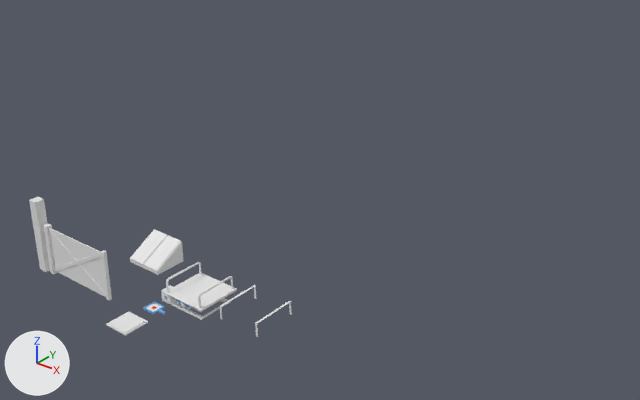
Renders of the FBX model Assets/Models/IntroGate.fbx from each side of a commit.
Rendered twice from a 50 mm camera at (260.0, -164.0, 171.0) aimed at (90.0, 49.0, 39.0). Lighting does not change. The marker at lower left points along +X, +Y and +Z. The older version comes first.

Names of what the first picture shows: 'BunkerConcept', 'IntroGate_Door', 'IntroGate_SidePillar', 'ScissorLift_Platform' and 8 more.
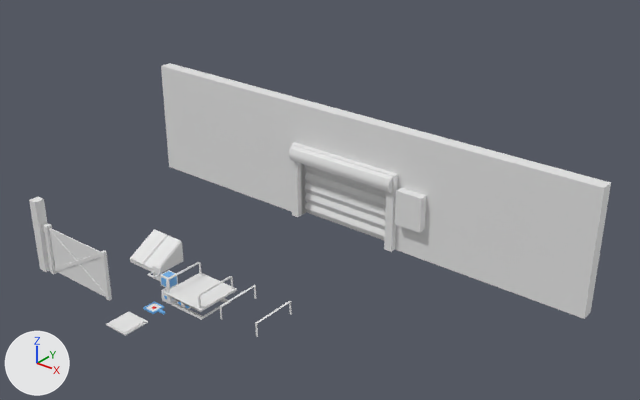
Location of each change, [x1, y1, x2, y2] in pixels of the pictures (640 x 400 px):
```json
{"object": "RollerDoorBackWall", "change": "added", "after": [161, 63, 611, 319]}
{"object": "RollerDoorDoor", "change": "added", "after": [305, 165, 386, 240]}
{"object": "RollerDoorFrame", "change": "added", "after": [289, 142, 398, 252]}
{"object": "RollerDoorBackWireBox", "change": "added", "after": [395, 188, 426, 233]}
{"object": "LightCubeEnlargedEnds", "change": "added", "after": [160, 270, 178, 289], "faces in mat_material_002 (blue #6aade7)": [161, 271, 177, 288]}
{"object": "LeverBase", "change": "added", "after": [152, 265, 162, 282]}
```

Edits to the scene script, one JSON object a line:
```json
{"op": "add", "block": "me_cube_023", "code": ["me_cube_023 = bpy.data.meshes.new('Cube.023')", "me_cube_023.from_pydata(...)  # 38 vertices, 29 faces; spans x -23.7..23.7, y -7.1..4.8, z 0.0..30.2"]}
{"op": "add", "block": "me_cube_016_1", "code": ["me_cube_016_1 = bpy.data.meshes.new('Cube.016')", "me_cube_016_1.from_pydata(...)  # 56 vertices, 54 faces; spans x -2.25..2.25, y -2.25..2.25, z -2.12..2.36", "# faces by material slot: [24, 30]", "me_cube_016_1.materials.append(mat_material_001)  # white #e7e7e7", "me_cube_016_1.materials.append(mat_material_002)  # blue #6aade7"]}
{"op": "add", "block": "me_cube_015_1", "code": ["me_cube_015_1 = bpy.data.meshes.new('Cube.015')", "me_cube_015_1.from_pydata(...)  # a box spanning x 25.38..35.78, y -5.77..0.8, z 12.28..25.43"]}
{"op": "add", "block": "me_cube_011", "code": ["me_cube_011 = bpy.data.meshes.new('Cube.011')", "me_cube_011.from_pydata(...)  # 52 vertices, 50 faces; spans x -22.1..22.1, y -1.5..0.0, z 0.5..26.5"]}
{"op": "add", "block": "me_cube_014_1", "code": ["me_cube_014_1 = bpy.data.meshes.new('Cube.014')", "me_cube_014_1.from_pydata(...)  # 24 vertices, 22 faces; spans x -97.0..97.0, y -2.0..3.0, z 0.0..46.0"]}
{"op": "add", "block": "me_cube_017_1", "code": ["me_cube_017_1 = bpy.data.meshes.new('Cube.017')", "me_cube_017_1.from_pydata(...)  # a box spanning x -1.96..1.96, y -0.49..0.49, z -2.59..2.59"]}
{"op": "add", "block": "ob_rollerdoorframe", "code": ["ob_rollerdoorframe = bpy.data.objects.new('RollerDoorFrame', me_cube_023)", "ob_rollerdoorframe.location = (79.9, 77.9, 12.9)"]}
{"op": "add", "block": "ob_lightcubeenlargedends", "code": ["ob_lightcubeenlargedends = bpy.data.objects.new('LightCubeEnlargedEnds', me_cube_016_1)", "ob_lightcubeenlargedends.location = (50.8, 12.6, 9.5)"]}
{"op": "add", "block": "ob_rollerdoorbackwirebox", "code": ["ob_rollerdoorbackwirebox = bpy.data.objects.new('RollerDoorBackWireBox', me_cube_015_1)", "ob_rollerdoorbackwirebox.location = (79.9, 77.9, 12.9)"]}
{"op": "add", "block": "ob_rollerdoordoor", "code": ["ob_rollerdoordoor = bpy.data.objects.new('RollerDoorDoor', me_cube_011)", "ob_rollerdoordoor.location = (79.9, 79.0, 12.5)"]}
{"op": "add", "block": "ob_rollerdoorbackwall", "code": ["ob_rollerdoorbackwall = bpy.data.objects.new('RollerDoorBackWall', me_cube_014_1)", "ob_rollerdoorbackwall.location = (79.9, 77.9, 12.9)"]}
{"op": "add", "block": "ob_leverbase", "code": ["ob_leverbase = bpy.data.objects.new('LeverBase', me_cube_017_1)", "ob_leverbase.location = (44.8, 12.7, 10.0)"]}
```
